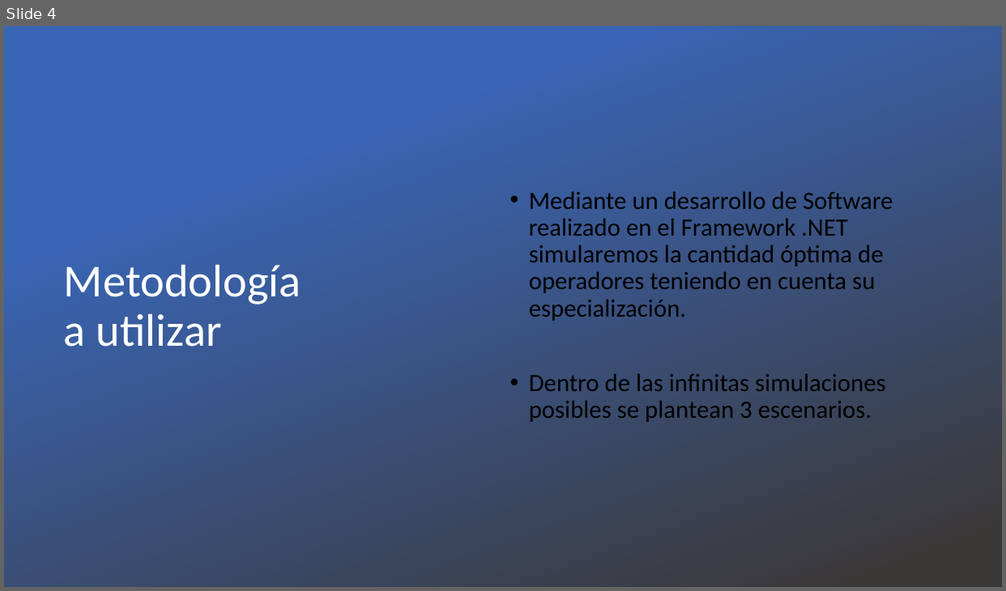
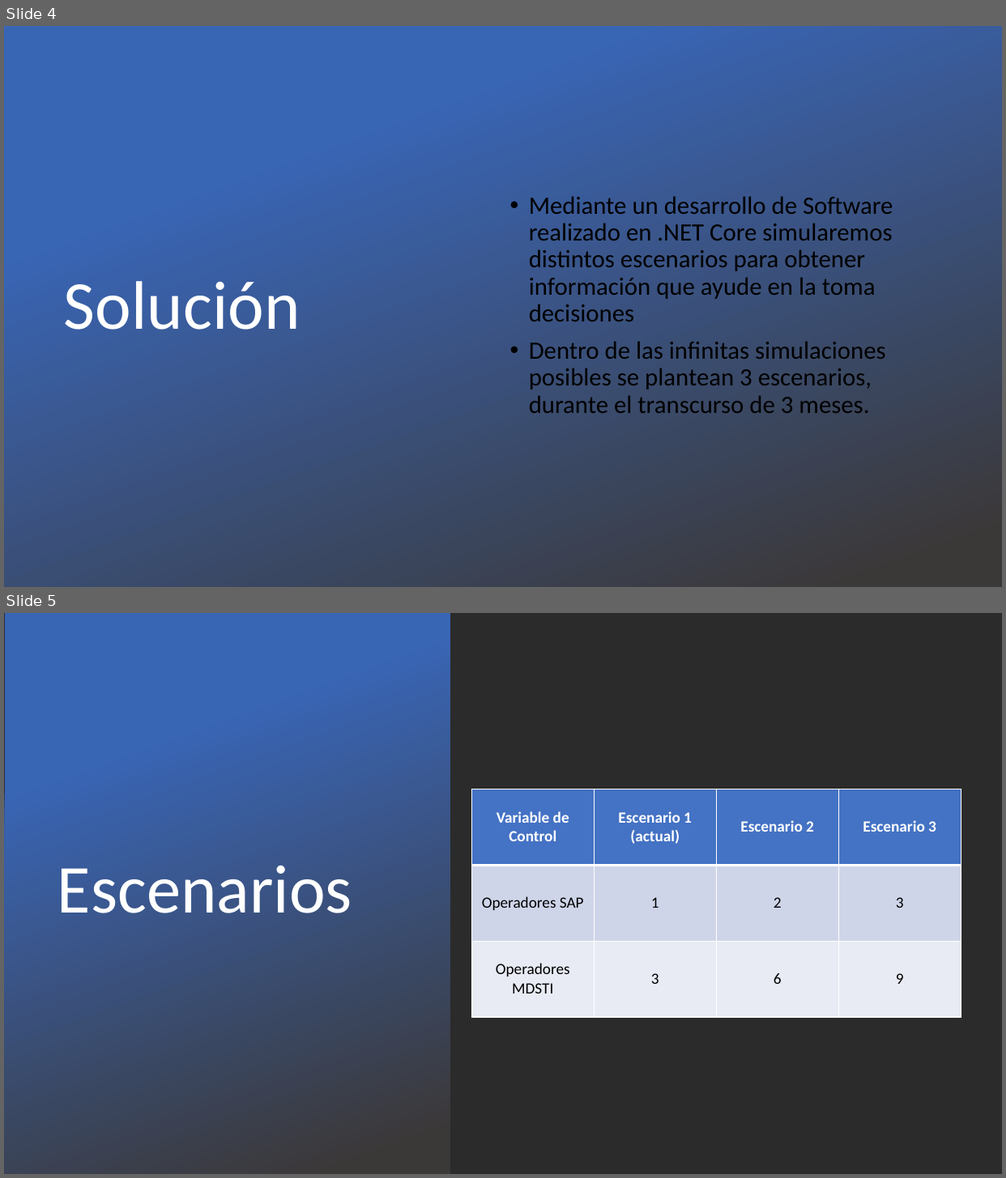
Before and after one commit to ramacal/Simulacion, a slide deck: Simulación/datos Sistema/UTN - Simulacion - Equipo 5 -TP N°6 Picolo.pptx. Shown one above the other, each under a label of ours: slide 4 before the commit, slides 4 and 5 after it. The pictures are 1006x591 and 1006x1178 pixels, drawn with LibreOffice and Linux fonts; fonts in the diff are those of the drawing; background and template pictures are left out; a plain dark background stands for a picture behind light text. Boxes give left, top, right and bottom in pixels: in the first picture for what was removed or moved away, otherwise in the second. Text is boxed around its words. In the diff, an @@ line names an element or a change of style, - is before the commit and + after.

```diff
--- a/Simulación/datos Sistema/UTN - Simulacion - Equipo 5 -TP N°6 Picolo.pptx
+++ b/Simulación/datos Sistema/UTN - Simulacion - Equipo 5 -TP N°6 Picolo.pptx
@@ slide 5 added at (4,613,1002,1174), background picture (left out) @@
@@ rectangle added at (5,613,451,1174), fill gradient #3965B5 to #3B3838 @@
@@ table added at (472,789,960,1017), 3 rows, 4 columns @@
+Variable de Control | Escenario 1 (actual) | Escenario 2 | Escenario 3
+Operadores SAP | 1 | 2 | 3
+Operadores MDSTI | 3 | 6 | 9
@@ title added at (57,865,352,914), 66 pt, text #FFFFFF @@
+Escenarios
@@ slide 4 changed as well @@
@@ text at (529,196,893,413): text changed @@
-• Mediante un desarrollo de Software realizado en el Framework .NET simularemos la cantidad óptima de operadores teniendo en cuenta su especialización.
-• Dentro de las infinitas simulaciones posibles se plantean 3 escenarios.
+• Mediante un desarrollo de Software realizado en .NET Core simularemos distintos escenarios para obtener información que ayude en la toma decisiones
+• Dentro de las infinitas simulaciones posibles se plantean 3 escenarios, durante el transcurso de 3 meses.
@@ title at (64,281,300,330): text changed; size 44 to 66 pt @@
-Metodología
-a utilizar
+Solución
```
Also in this commit, not shown: 3 other slides changed, 2 other slides added, 5 slides removed, 2 other files.
